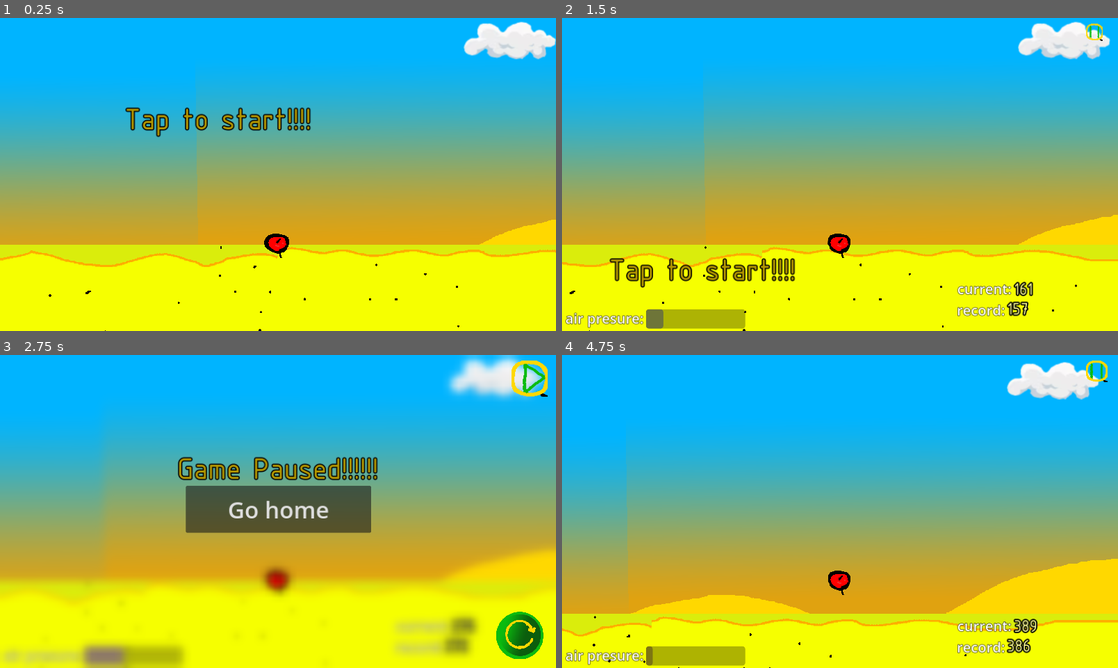
Above: before the commit, frames 1-4 (two rows, left to right).
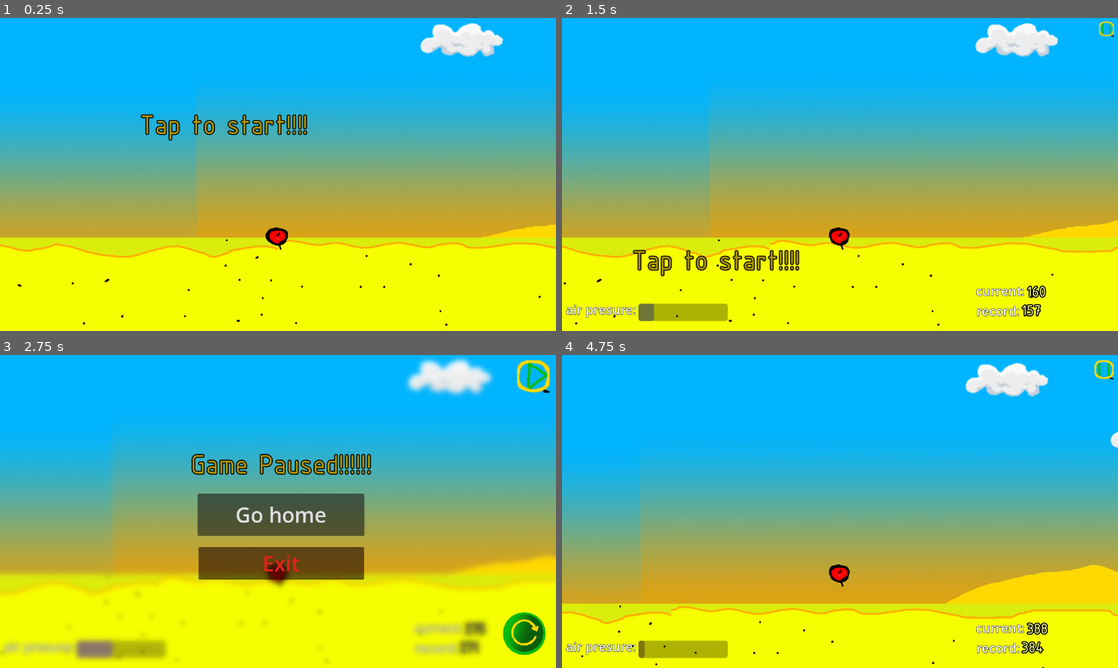
Above: after the commit, the same moments.

Repository: Nazarwadim/Sharik_fly
Game: Godot game, scene res://scenes/game/game.tscn
Two runs of this game, one before a commit and one after it. Both use one fixed random seed, a clock stepped at 60 frames per second and the inputs below. Sound files missing from this copy of the repository are replaced by a short silence.
Inputs (mouse positions are in pixels of both pictures, inside the frame that each line leads up to; where the layout moved, square brackets give the same spot in the first picture):
- Up to frame 1 (0.25 s): no input
- Up to frame 2 (1.5 s): tap Enter at 0.5, 1.25 s; move the mouse to (840, 158) at 0.52 s; hold Keypad 8 (up) 0.53-1.28 s; click (840, 158) at 0.67 s; move the mouse to (728, 190) at 1.27 s; hold Keypad 2 (down) from 1.28 s (still down)
- Up to frame 3 (2.75 s): release Keypad 2 (down) at 2 s; click (544, 367) [533, 370] at 2 s
- Up to frame 4 (4.75 s): click (1084, 633) [1079, 636] at 2.75 s; tap Enter at 3.5, 4.25 s; move the mouse to (895, 442) at 3.52 s; hold Keypad 8 (up) from 3.53 s (still down); move the mouse to (812, 574) at 4.27 s; click (812, 574) at 4.42 s

The runs differ from the first frame. In frame 1, 9.2% of the frame differs, in the area x 0-100%, y 1-100%; in frame 2, 12%; in frame 3, 18%, in the area x 0-100%, y 0-100%; in frame 4, 13%.

Commit message:
Add function for back android button

Diff:
--- a/project.godot
+++ b/project.godot
@@ -12,8 +12,9 @@
 
 config/name="Sharic_run"
 run/main_scene="res://scenes/game/game.tscn"
+config/quit_on_go_back=false
 config/features=PackedStringArray("4.1", "GL Compatibility")
-config/icon="res://icon.svg"
+config/icon="res://assets/Kaktus_1_1.png"
 
 [autoload]
 
@@ -25,9 +26,11 @@
 
 [display]
 
+window/size/viewport_width=1280
+window/size/viewport_height=720
 window/size/initial_position_type=0
 window/size/always_on_top=true
-window/stretch/mode="canvas_items"
+window/stretch/mode="viewport"
 
 [dotnet]
 
@@ -63,3 +66,4 @@
 
 renderer/rendering_method="mobile"
 renderer/rendering_method.mobile="gl_compatibility"
+textures/vram_compression/import_etc2_astc=true
--- a/scenes/Level/level.tscn
+++ b/scenes/Level/level.tscn
@@ -33,10 +33,10 @@
 
 [node name="TextureRect" type="TextureRect" parent="ParallaxBackground/sky_layer"]
 texture_filter = 1
-offset_left = -10.0
-offset_top = -921.0
-offset_right = 2502.0
-offset_bottom = 232.0
+offset_left = -11.0
+offset_top = -922.0
+offset_right = 2501.0
+offset_bottom = 272.0
 rotation = -0.0161228
 texture = ExtResource("12_hfnh4")
 
@@ -47,9 +47,9 @@
 [node name="TextureRect" type="TextureRect" parent="ParallaxBackground/mountain_layer"]
 texture_filter = 1
 offset_left = -24.0
-offset_top = 160.0
+offset_top = 220.0
 offset_right = 2476.0
-offset_bottom = 448.0
+offset_bottom = 515.0
 texture = ExtResource("8_nsjuu")
 
 [node name="ball_layer" type="ParallaxLayer" parent="ParallaxBackground"]
--- a/scenes/StartUI/start_ui.gd
+++ b/scenes/StartUI/start_ui.gd
@@ -1,4 +1,6 @@
 extends Node2D
+class_name StartUi
+@onready var exit_button = $RigidBody2D/ExitButton
 
 func _ready():
 	SignalBus.on_startUI_button_preased.connect(_set_rigidbody_button)
--- a/scenes/StartUI/start_ui.tscn
+++ b/scenes/StartUI/start_ui.tscn
@@ -1,8 +1,9 @@
-[gd_scene load_steps=10 format=3 uid="uid://cxh3tys25wmmw"]
+[gd_scene load_steps=12 format=3 uid="uid://cxh3tys25wmmw"]
 
 [ext_resource type="FontFile" uid="uid://cmok75x4xo3v4" path="res://fonts/ISOCPEUR.ttf" id="1_h4l1h"]
 [ext_resource type="Script" path="res://scenes/StartUI/start_ui.gd" id="1_to3tp"]
 [ext_resource type="Script" path="res://scenes/StartUI/StartButton.gd" id="3_tcist"]
+[ext_resource type="Script" path="res://scenes/UI/ExitButton.gd" id="4_21iul"]
 
 [sub_resource type="RectangleShape2D" id="RectangleShape2D_6icu7"]
 size = Vector2(1098, 703)
@@ -17,6 +18,9 @@
 font_color = Color(0.698039, 0.588235, 0, 1)
 outline_size = 9
 outline_color = Color(0, 0, 0, 1)
+
+[sub_resource type="Theme" id="Theme_j7p2e"]
+default_font_size = 48
 
 [sub_resource type="RectangleShape2D" id="RectangleShape2D_5fkn5"]
 size = Vector2(658.5, 60)
@@ -58,6 +62,17 @@
 text = "Tap to start!!!!"
 label_settings = SubResource("LabelSettings_g3lto")
 
+[node name="ExitButton" type="Button" parent="RigidBody2D"]
+visible = false
+modulate = Color(1, 0.164706, 0.121569, 1)
+offset_left = -332.0
+offset_top = 146.0
+offset_right = 49.0
+offset_bottom = 221.0
+theme = SubResource("Theme_j7p2e")
+text = "Exit"
+script = ExtResource("4_21iul")
+
 [node name="RigidBody2D2" type="StaticBody2D" parent="."]
 position = Vector2(-11, 1443)
 metadata/_edit_group_ = true
@@ -76,3 +91,4 @@
 [node name="StartButtonPosition" type="Marker2D" parent="."]
 
 [connection signal="gui_input" from="RigidBody2D/StartButton" to="RigidBody2D/StartButton" method="_on_gui_input"]
+[connection signal="pressed" from="RigidBody2D/ExitButton" to="RigidBody2D/ExitButton" method="_on_pressed"]
--- /dev/null
+++ b/scenes/UI/ExitButton.gd
@@ -0,0 +1,4 @@
+extends Button
+
+func _on_pressed():
+	get_tree().quit()
--- a/scenes/UI/Tools/SettingsButton.gd
+++ b/scenes/UI/Tools/SettingsButton.gd
@@ -5,11 +5,11 @@
 	var tween = get_tree().create_tween()
 	if button_pressed:
 		tween.tween_property(self, "size", Vector2(75,75), 0.2)
-		tween.tween_property(self, "position", Vector2(1060,12),0.2)
+		tween.tween_property(self, "position", Vector2(1190,12),0.2)
 
 	else:
 		tween.tween_property(self, "size", Vector2(44,44),0.2)
-		tween.tween_property(self, "position", Vector2(1086,12),0.2)
+		tween.tween_property(self, "position", Vector2(1226,12),0.2)
 
 	tween.play()
 
--- a/scenes/UI/ui.gd
+++ b/scenes/UI/ui.gd
@@ -1,8 +1,10 @@
 extends CanvasLayer
 class_name UI
 @export var game:Game
+
 @onready var gui:ColorRect = $GUi
 @onready var gui_label:Label = $GUi/Label
+@onready var setting_button:TextureButton = $SettingsButton
 func _ready():
 	SignalBus.on_start_button_preased.connect(start)
 	SignalBus.on_startUI_button_preased.connect(stop)
@@ -26,7 +28,7 @@
 	$Control.visible = not button_pressed
 
 func _player_died(ball):
-	$SettingsButton.button_pressed = true
+	setting_button.button_pressed = true
 	gui_label.text = "You died("
 	gui_label.label_settings.font_color.g = 0
 
--- a/scenes/UI/ui.tscn
+++ b/scenes/UI/ui.tscn
@@ -15,6 +15,7 @@
 [ext_resource type="LabelSettings" uid="uid://c17ilplx0wiap" path="res://fonts/new_label_settings.tres" id="11_dndq7"]
 [ext_resource type="Script" path="res://scenes/UI/HomeButton.gd" id="12_d6jv5"]
 [ext_resource type="Shader" path="res://shaders/vignette.gdshader" id="12_tuncl"]
+[ext_resource type="Script" path="res://scenes/UI/ExitButton.gd" id="13_awx7v"]
 
 [sub_resource type="LabelSettings" id="LabelSettings_0ygfx"]
 font_size = 29
@@ -37,6 +38,9 @@
 [sub_resource type="Theme" id="Theme_chv10"]
 default_font_size = 48
 
+[sub_resource type="Theme" id="Theme_enj48"]
+default_font_size = 48
+
 [sub_resource type="Shortcut" id="Shortcut_3mfom"]
 
 [node name="UI" type="CanvasLayer"]
@@ -58,10 +62,10 @@
 [node name="AirBar" type="ProgressBar" parent="Tools/Air"]
 modulate = Color(0.372549, 0.0470588, 1, 1)
 layout_mode = 0
-offset_left = 174.0
-offset_top = 603.0
-offset_right = 380.0
-offset_bottom = 643.0
+offset_left = 176.0
+offset_top = 657.0
+offset_right = 382.0
+offset_bottom = 697.0
 scale = Vector2(0.998417, 1)
 value = 20.0
 rounded = true
@@ -70,10 +74,10 @@
 
 [node name="Label" type="Label" parent="Tools/Air"]
 layout_mode = 0
-offset_left = 7.0
-offset_top = 601.0
-offset_right = 171.0
-offset_bottom = 644.0
+offset_left = 9.0
+offset_top = 651.0
+offset_right = 173.0
+offset_bottom = 694.0
 text = "air presure:"
 label_settings = SubResource("LabelSettings_0ygfx")
 
@@ -86,10 +90,10 @@
 
 [node name="current" type="Label" parent="Tools/Score"]
 layout_mode = 0
-offset_left = 819.0
-offset_top = 540.0
-offset_right = 1146.0
-offset_bottom = 583.0
+offset_left = 953.0
+offset_top = 608.0
+offset_right = 1280.0
+offset_bottom = 651.0
 text = "current:"
 label_settings = SubResource("LabelSettings_0ygfx")
 
@@ -104,10 +108,10 @@
 
 [node name="record" type="Label" parent="Tools/Score"]
 layout_mode = 0
-offset_left = 818.0
-offset_top = 584.0
-offset_right = 1148.0
-offset_bottom = 627.0
+offset_left = 954.0
+offset_top = 654.0
+offset_right = 1284.0
+offset_bottom = 697.0
 text = "record:"
 label_settings = SubResource("LabelSettings_0ygfx")
 
@@ -123,48 +127,49 @@
 [node name="Control" type="Control" parent="."]
 layout_mode = 3
 anchors_preset = 0
-offset_top = 70.0
-offset_right = 1151.0
-offset_bottom = 652.0
+offset_right = 1279.0
+offset_bottom = 720.0
 metadata/_edit_lock_ = true
 
 [node name="ButtonUp" type="TouchScreenButton" parent="Control"]
 modulate = Color(1, 1, 1, 0)
-position = Vector2(0, -21)
-scale = Vector2(4.49609, 295)
+position = Vector2(0, 1)
+scale = Vector2(5.01172, 369)
 texture_normal = SubResource("GradientTexture1D_tjqd1")
 script = ExtResource("2_qn8aw")
+metadata/_edit_lock_ = true
 
 [node name="ButtonDown" type="TouchScreenButton" parent="Control"]
 modulate = Color(1, 1, 1, 0)
-position = Vector2(0, 274)
-scale = Vector2(4.5, 304)
+position = Vector2(0, 372)
+scale = Vector2(5.01562, 348)
 texture_normal = SubResource("GradientTexture1D_v8gb0")
 script = ExtResource("6_wv5ak")
+metadata/_edit_lock_ = true
 
 [node name="GUi" type="ColorRect" parent="."]
 visible = false
 material = SubResource("ShaderMaterial_kmhyf")
-offset_right = 1156.0
-offset_bottom = 655.0
+offset_right = 1284.0
+offset_bottom = 723.0
 
 [node name="Label" type="Label" parent="GUi"]
 unique_name_in_owner = true
 layout_mode = 0
-offset_left = 367.0
-offset_top = 214.0
-offset_right = 787.0
-offset_bottom = 314.0
+offset_left = 439.0
+offset_top = 230.0
+offset_right = 859.0
+offset_bottom = 330.0
 text = "Game Paused!!!!!!"
 label_settings = ExtResource("11_dndq7")
 
 [node name="RestartButton" type="TextureButton" parent="GUi"]
 texture_filter = 1
 layout_mode = 0
-offset_left = 1028.0
-offset_top = 532.0
-offset_right = 1126.0
-offset_bottom = 630.0
+offset_left = 1158.0
+offset_top = 592.0
+offset_right = 1256.0
+offset_bottom = 690.0
 texture_normal = ExtResource("10_oam0t")
 texture_pressed = ExtResource("11_bmvbg")
 ignore_texture_size = true
@@ -173,20 +178,31 @@
 
 [node name="HomeButton" type="Button" parent="GUi"]
 layout_mode = 0
-offset_left = 385.0
-offset_top = 271.0
-offset_right = 769.0
-offset_bottom = 368.0
+offset_left = 455.0
+offset_top = 319.0
+offset_right = 839.0
+offset_bottom = 416.0
 theme = SubResource("Theme_chv10")
 text = "Go home"
 script = ExtResource("12_d6jv5")
 
+[node name="ExitButton" type="Button" parent="GUi"]
+modulate = Color(1, 0.164706, 0.121569, 1)
+layout_mode = 0
+offset_left = 457.0
+offset_top = 442.0
+offset_right = 838.0
+offset_bottom = 517.0
+theme = SubResource("Theme_enj48")
+text = "Exit"
+script = ExtResource("13_awx7v")
+
 [node name="SettingsButton" type="TextureButton" parent="."]
 unique_name_in_owner = true
-offset_left = 1086.0
-offset_top = 12.0
-offset_right = 1121.0
-offset_bottom = 47.0
+offset_left = 1236.0
+offset_top = 8.0
+offset_right = 1271.0
+offset_bottom = 43.0
 toggle_mode = true
 shortcut = SubResource("Shortcut_3mfom")
 texture_normal = ExtResource("5_hpmr6")
@@ -201,5 +217,6 @@
 [connection signal="pressed" from="Control/ButtonDown" to="Control/ButtonDown" method="_on_button_down"]
 [connection signal="released" from="Control/ButtonDown" to="Control/ButtonDown" method="_on_button_up"]
 [connection signal="pressed" from="GUi/HomeButton" to="GUi/HomeButton" method="_on_pressed"]
+[connection signal="pressed" from="GUi/ExitButton" to="GUi/ExitButton" method="_on_pressed"]
 [connection signal="toggled" from="SettingsButton" to="." method="_on_settings_button_toggled"]
 [connection signal="toggled" from="SettingsButton" to="SettingsButton" method="_on_toggled"]
--- a/scenes/game/game.gd
+++ b/scenes/game/game.gd
@@ -25,3 +25,10 @@
 		process_mode = Node.PROCESS_MODE_DISABLED
 	else:
 		process_mode = Node.PROCESS_MODE_INHERIT
+
+
+func _notification(what):
+	if what == NOTIFICATION_WM_GO_BACK_REQUEST and $UI.visible:
+		$UI.setting_button.button_pressed = true
+	elif what == NOTIFICATION_WM_GO_BACK_REQUEST and $StartUI.visible:
+		$StartUI.exit_button.visible = !$StartUI.exit_button.visible
--- a/scenes/game/game.tscn
+++ b/scenes/game/game.tscn
@@ -26,7 +26,7 @@
 
 [node name="Ball" parent="." instance=ExtResource("4_xad56")]
 scale = Vector2(0.6, 0.6)
-start_speed_increase = 4.0
+start_speed_increase = 3.0
 
 [node name="RemoteTransform2D" type="RemoteTransform2D" parent="Ball"]
 position = Vector2(0, -250)
Not shown, changed: export_presets.cfg
Not shown: 1 places in scenes/UI/ui.tscn that only renumber resources
